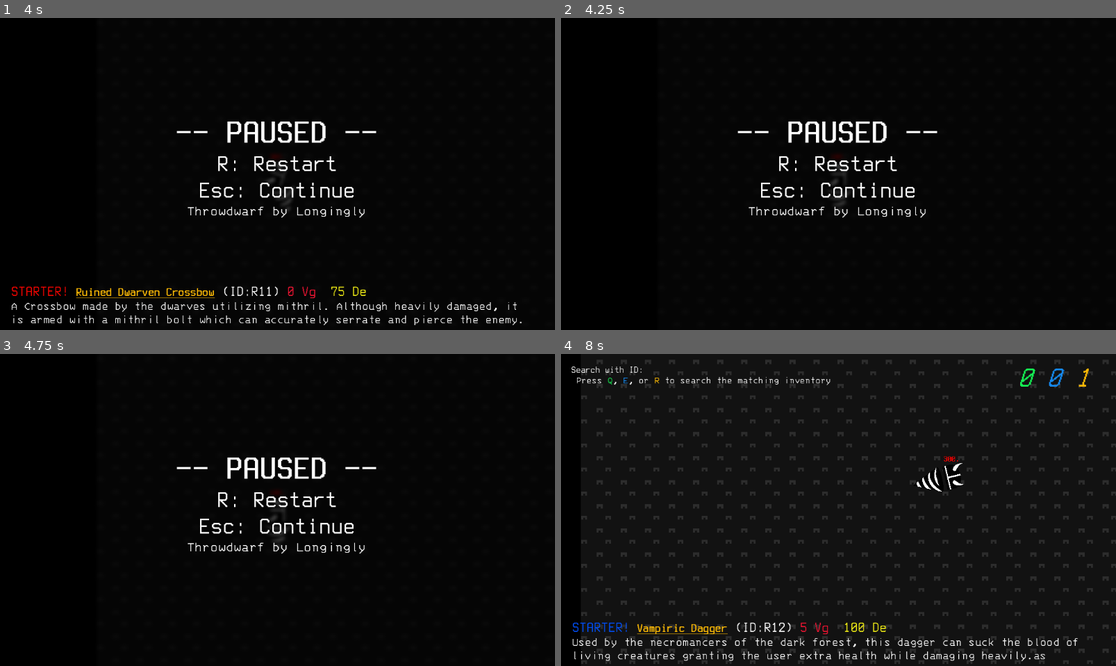
Above: before the commit, frames 1-4 (two rows, left to right).
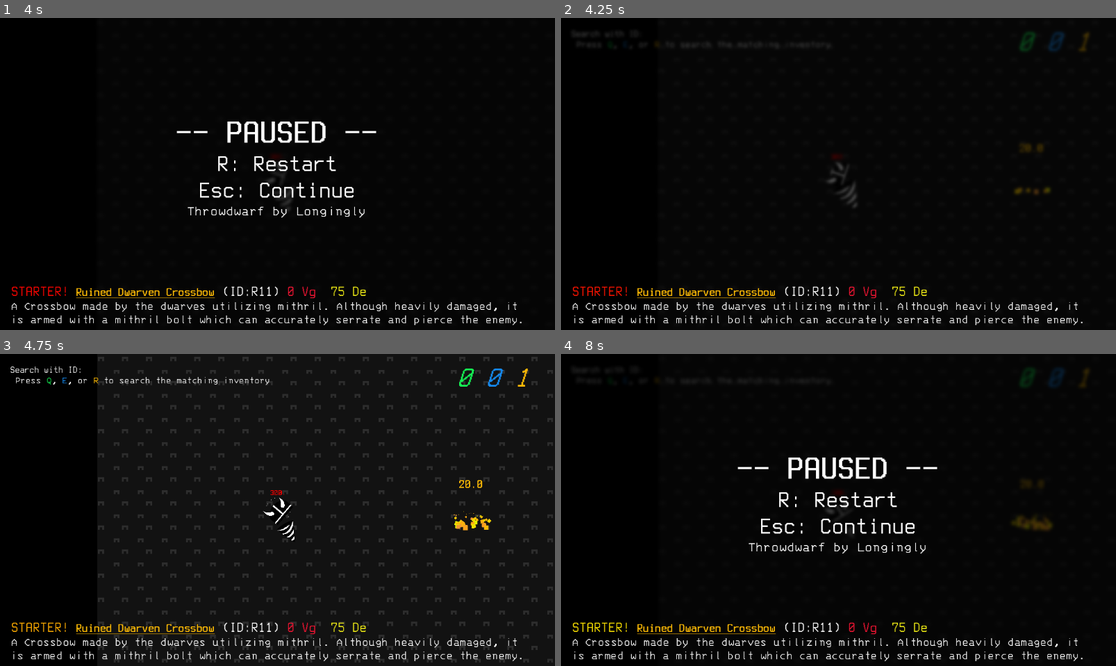
Above: after the commit, the same moments.

Repository: StaringLongingly/Throwdwarf
Game: Godot game, scene res://Game.tscn
Two runs of this game, one before a commit and one after it. Both use one fixed random seed, a clock stepped at 60 frames per second and the inputs below.
Inputs (mouse positions are in pixels of both pictures, inside the frame that each line leads up to):
- Up to frame 1 (4 s): tap Enter at 0.5, 2, 3.5 s; move the mouse to (399, 158) at 0.52 s; hold D (ui_right) 0.53-1.28 s; click (399, 158) at 0.6 s; tap Space at 1.25, 2.75 s; move the mouse to (166, 189) at 1.27 s; hold S (ui_down) 1.28-2.03 s; tap 1 (Pressed 1) at 1.35 s; click (166, 189) at 1.42 s; move the mouse to (333, 105) at 2.02 s; hold D (ui_right) 2.03-2.78 s; tap 2 (Pressed 2) at 2.1 s; click (333, 105) at 2.17 s; move the mouse to (249, 236) at 2.77 s; hold W (ui_up) 2.78-3.53 s; tap 3 (Pressed 3) at 2.85 s; click (249, 236) at 2.92 s; move the mouse to (444, 220) at 3.52 s; hold A (ui_left) from 3.53 s (still down); tap 4 (Pressed 4) at 3.6 s; click (444, 220) at 3.67 s
- Up to frame 2 (4.25 s): keep holding A (ui_left); tap R (Legendary Inventory) at 4.15 s
- Up to frame 3 (4.75 s): keep holding A (ui_left); move the mouse to (111, 463) at 4.27 s; tap 5 (Pressed 5) at 4.35 s; click (111, 463) at 4.42 s
- Up to frame 4 (8 s): tap Escape (ui_cancel) at 4.9 s; move the mouse to (866, 510) at 5.02 s; release A (ui_left) at 5.03 s; hold S (ui_down) 5.03-5.78 s; tap Enter at 5.1 s; click (866, 510) at 5.17 s; move the mouse to (755, 432) at 5.77 s; hold D (ui_right) 5.78-6.53 s; tap F at 5.85 s; click (755, 432) at 5.92 s; move the mouse to (960, 494) at 6.52 s; hold W (ui_up) 6.53-7.28 s; click (960, 494) at 6.6 s; move the mouse to (727, 525) at 7.27 s; hold D (ui_right) from 7.28 s (still down); tap 1 (Pressed 1) at 7.35 s; click (727, 525) at 7.42 s

Frame 1 is identical in both runs. In frame 2, 4.3% of the frame differs, in the area x 2-96%, y 4-99%; in frame 3, 10%; in frame 4, 12%, in the area x 1-100%, y 1-100%.

Commit message:
Death animations!!!

Diff:
--- a/Game.tscn
+++ b/Game.tscn
@@ -47,6 +47,20 @@
 [ext_resource type="Script" path="res://scripts/Generic Entity.gd" id="43_00hfy"]
 [ext_resource type="Texture2D" uid="uid://cb8wlwjjfv1mq" path="res://sprites/border.png" id="44_fuhxg"]
 [ext_resource type="FontFile" uid="uid://6q2xyetu31xx" path="res://fonts/TerminessNerdFontMono-Bold.ttf" id="46_54msb"]
+[ext_resource type="Shader" path="res://shaders/Cutoff.gdshader" id="48_egvxd"]
+[ext_resource type="Texture2D" uid="uid://cqfn8bjxloegd" path="res://sprites/Chain 4 links.png" id="49_wfxxo"]
+[ext_resource type="PackedScene" uid="uid://dpxqjbmbs18to" path="res://enemies/legendary/Caragor.tscn" id="50_m2tdr"]
+
+[sub_resource type="SpriteFrames" id="SpriteFrames_ai074"]
+animations = [{
+"frames": [{
+"duration": 1.0,
+"texture": ExtResource("1_gwdp4")
+}],
+"loop": true,
+"name": &"default",
+"speed": 5.0
+}]
 
 [sub_resource type="RectangleShape2D" id="RectangleShape2D_aup1c"]
 size = Vector2(15.2344, 22.7604)
@@ -125,6 +139,22 @@
 shader_parameter/black = 0.3
 
 [sub_resource type="RectangleShape2D" id="RectangleShape2D_68dla"]
+
+[sub_resource type="ShaderMaterial" id="ShaderMaterial_usk3l"]
+shader = ExtResource("48_egvxd")
+shader_parameter/cutoff = 1.0
+shader_parameter/modulate = Vector4(1, 1, 1, 1)
+
+[sub_resource type="SpriteFrames" id="SpriteFrames_toi1a"]
+animations = [{
+"frames": [{
+"duration": 1.0,
+"texture": ExtResource("49_wfxxo")
+}],
+"loop": true,
+"name": &"default",
+"speed": 5.0
+}]
 
 [node name="Node2D" type="Node2D"]
 process_mode = 1
@@ -154,9 +184,9 @@
 hp = 300.0
 hpRegenRate = 0.5
 
-[node name="Helmet" type="Sprite2D" parent="Player" node_paths=PackedStringArray("target") groups=["Player"]]
+[node name="Helmet" type="AnimatedSprite2D" parent="Player" node_paths=PackedStringArray("target") groups=["Player"]]
 rotation = -1.5708
-texture = ExtResource("1_gwdp4")
+sprite_frames = SubResource("SpriteFrames_ai074")
 script = ExtResource("2_htryi")
 target = NodePath("../Drill & Colliders")
 speed = 15.0
@@ -170,6 +200,7 @@
 script = ExtResource("3_qhakb")
 speed = 6
 rotation_speed = 15.0
+shrinkAnimationDuration = 1.0
 
 [node name="Head Collider" type="CollisionShape2D" parent="Player/Drill & Colliders"]
 position = Vector2(7.62939e-06, -1.30664e-11)
@@ -336,8 +367,6 @@
 theme_override_font_sizes/bold_font_size = 25
 bbcode_enabled = true
 
-[node name="Block" parent="." instance=ExtResource("41_p7r45")]
-
 [node name="Wall" type="Node" parent="."]
 script = ExtResource("35_n4kkg")
 wallBlockNode = ExtResource("41_p7r45")
@@ -424,4 +453,14 @@
 }
 }
 
+[node name="Generic Sprite" type="AnimatedSprite2D" parent="."]
+position = Vector2(0, 1e+06)
+
+[node name="Chain" type="AnimatedSprite2D" parent="."]
+material = SubResource("ShaderMaterial_usk3l")
+position = Vector2(2000, -20000)
+sprite_frames = SubResource("SpriteFrames_toi1a")
+
+[node name="Caragor" parent="." instance=ExtResource("50_m2tdr")]
+
 [connection signal="displayArtifactInfo" from="Artifact" to="HUD" method="_on_artifact_display_artifact_info"]
--- a/scripts/Generic Entity.gd
+++ b/scripts/Generic Entity.gd
@@ -9,18 +9,86 @@
 @export var hp: float = 100
 @export var hpRegenRate: float = 0
 @export var attackCooldown: float = 5
+var splitsDirection: Array[Vector2] = [
+	Vector2(1500, 200),
+	Vector2(600, -600),
+	Vector2(-600, -600),
+	Vector2(-1500, 200)
+]
+var finalSplitPosition: Array[Vector2] = [
+	Vector2(400, 1000),
+	Vector2(200, 1000),
+	Vector2(-200, 1000),
+	Vector2(-400, 1000),
+]
+var deathAnimationDurationPart0: float = 1;
+var currentDeathAnimationDurationPart0: float = 0;
+var deathAnimationDurationPart1: float = 1;
+var currentDeathAnimationDurationPart1: float = 0;
+var deathAnimationDurationPart2: float = 0.5;
+var currentDeathAnimationDurationPart2: float = 0;
+var deathAnimationDurationPart3: float = 1;
+var currentDeathAnimationDurationPart3: float = 0;
+var splits: Array[AnimatedSprite2D] = [null, null, null, null]
+var chains: Array[AnimatedSprite2D] = [null, null, null, null]
+var splitsCachedPosition: Array[Vector2] = [Vector2.ZERO, Vector2.ZERO, Vector2.ZERO, Vector2.ZERO]
+var isDying = false
 var startingHP
 var currentCooldown
 var currentDoTduration = 0
 var latestDoTdps
+var cachedPosition
+var splitsTo: Array[Vector2] = [
+	Vector2.ZERO,
+	Vector2.ZERO,
+	Vector2.ZERO,
+	Vector2.ZERO
+]
+var spawnParticlesSuper
+var cachedHelmetRotation
 signal lifeDrain
 
 func _ready():
 	startingHP = hp
 	cachedHPTextPosition = hpText.position
 	currentCooldown = attackCooldown
+	var genericSprite: AnimatedSprite2D = get_node("/root/Node2D/Generic Sprite")
+	var chain: AnimatedSprite2D = get_node("/root/Node2D/Chain")
+
+	if isPlayer:
+		genericSprite.sprite_frames = get_node("Helmet").sprite_frames
+	else:
+		genericSprite.sprite_frames = get_node("Enemy Sprite").sprite_frames
+	for i in range(4):
+		splits[i] = genericSprite.duplicate()
+		splits[i].global_position = Vector2.ONE * 10000
+		chains[i] = chain.duplicate()
+
+		var splitsMat: ShaderMaterial = ShaderMaterial.new()
+		var chainsMat: ShaderMaterial = ShaderMaterial.new()
+
+		splitsMat.shader = preload("res://shaders/Quad.gdshader")
+		chainsMat.shader = preload("res://shaders/Cutoff.gdshader")
+
+		splitsMat.set_shader_parameter("id", i)
+		chainsMat.set_shader_parameter("cutoff", 0)
+
+		splits[i].material = splitsMat
+		chains[i].material = chainsMat
+		chains[i].material.set_shader_parameter("modulate", get_node("/root/Node2D/HUD").get_color(enemyRarity))
+
+		add_child(splits[i])
+		add_child(chains[i])
+
+		chains[i].position = Vector2.ONE * 100000
+
+		splits[i].global_scale = global_scale
+		chains[i].global_scale = global_scale
 
 func _process(delta: float) -> void:
+	if isDying:
+		death(delta)
+		return
 	if hp < startingHP:
 		hp += hpRegenRate * delta
 	var strHP: String = str(hp)
@@ -36,7 +104,7 @@
 		currentDoTduration -= delta
 		hp -= latestDoTdps * delta
 		if hp <= 0:
-			death()
+			death(delta)
 	if not isPlayer:
 		if currentCooldown > 0:
 			currentCooldown -= delta
@@ -47,7 +115,7 @@
 	else:
 		hpText.global_position = get_node("Helmet").global_position + cachedHPTextPosition
 
-func take_damage(damage: float, DoTdps: float, DoTduration: float, drainHP: float):
+func take_damage(damage: float = 0, DoTdps: float = 0, DoTduration: float = 1, drainHP: float = 0):
 	var particle = hitParticles.instantiate()
 	add_child(particle)
 	if isPlayer:
@@ -60,17 +128,106 @@
 	hp -= damage
 	lifeDrain.emit(drainHP)
 	if hp <= 0:
-		death()
+		isDying = true
 
 func _on_generic_enemy_life_drain(hpGain: float) -> void:
 	if isPlayer:
 		hp += hpGain
 
-func death():
-	if isPlayer:
-		get_node("/root/Node2D/HUD/PauseMenu").restart_scene()
-	else:
-		queue_free()  # Remove the enemy if HP is 0 or below
+func death(delta : float):
+	if isPlayer:
+		get_node("Helmet").canMove = false
+		get_node("Drill & Colliders").canMove = false
+	else:
+		get_node("Enemy Sprite").sprite_frames = null
+		get_node("Hurtbox/CollisionShape2D").disabled = true
+	if isPlayer and currentDeathAnimationDurationPart0 < deathAnimationDurationPart0:
+		print("test")
+		if currentDeathAnimationDurationPart0 == 0:
+			cachedHelmetRotation = get_node("Helmet").global_rotation_degrees
+		currentDeathAnimationDurationPart0 += delta
+		var progress = clamp(currentDeathAnimationDurationPart0 / deathAnimationDurationPart0, 0, 1)
+		var progressEased = ease(progress, 2)
+		var degrees = lerp(cachedHelmetRotation, 0.0, progressEased)
+		get_node("Helmet").global_rotation_degrees = degrees
+	elif currentDeathAnimationDurationPart1 < deathAnimationDurationPart1:
+		if isPlayer:
+			get_node("Helmet").sprite_frames = null
+		currentDeathAnimationDurationPart1 += delta
+		var progress = currentDeathAnimationDurationPart1 / deathAnimationDurationPart1
+		hpText.scale *= 1 - progress
+		for i in range(4):
+			#print("Split "+str(i)+" position is: "+str(splits[i].global_position))
+			splits[i].z_index = 10
+			if isPlayer:
+				splits[i].global_position = get_node("Helmet").global_position + splitsDirection[i] * ease(currentDeathAnimationDurationPart1, -3)
+			else:
+				splits[i].global_position = global_position + splitsDirection[i] * ease(currentDeathAnimationDurationPart1, -3)
+			splitsCachedPosition[i] = splits[i].global_position
+
+	elif currentDeathAnimationDurationPart2 == 0:
+		var spawnParticlesScene = preload("res://scenes/spawn_particles.tscn")
+		spawnParticlesSuper = spawnParticlesScene.instantiate()
+		if isPlayer:
+			get_node("Helmet").add_child(spawnParticlesSuper)
+			spawnParticlesSuper.scale = Vector2(1.5, 1.1) * 1.5
+		else:
+			add_child(spawnParticlesSuper)
+			spawnParticlesSuper.scale = Vector2(1.5, 1.1)
+		spawnParticlesSuper.amount = 600
+		spawnParticlesSuper.global_rotation_degrees = -90
+		spawnParticlesSuper.position = Vector2(0, minimum_of_ys(finalSplitPosition) + 400 * get_parent().scale.x)
+		spawnParticlesSuper.color = get_node("/root/Node2D/HUD").get_color(enemyRarity)
+		spawnParticlesSuper.z_index = 20
+		#print(spawnParticlesSuper.global_position)
+		currentDeathAnimationDurationPart2 += delta
+		for i in range(4):
+			if isPlayer:
+				splitsTo[i] = get_node("Helmet").global_position + finalSplitPosition[i] * global_scale.y
+			else:
+				splitsTo[i] = global_position + finalSplitPosition[i] * global_scale.y
+			var difference = splitsTo[i] - splitsCachedPosition[i]
+			chains[i].global_position = lerp(splitsCachedPosition[i], splitsTo[i], 0.5)
+			chains[i].global_scale = Vector2.ONE * difference.length() / 1000
+			chains[i].global_position += Vector2.RIGHT.rotated(difference.angle()) * 1000 / 500
+			chains[i].global_rotation_degrees = 270 + rad_to_deg(difference.angle())
+
+	elif currentDeathAnimationDurationPart2 < deathAnimationDurationPart2:
+		currentDeathAnimationDurationPart2 += delta
+		var progress = clamp(currentDeathAnimationDurationPart2 / deathAnimationDurationPart2, 0, 1)
+		var progressEased = ease(progress, 2)
+		for i in range(4):
+			chains[i].material.set_shader_parameter("cutoff", progressEased)
+
+
+	elif currentDeathAnimationDurationPart3 < deathAnimationDurationPart3:
+		currentDeathAnimationDurationPart3 += delta
+		for i in range(4):
+			var progress = clamp(currentDeathAnimationDurationPart3 / deathAnimationDurationPart3, 0, 1)
+			var progressEased = ease(progress, 3)
+			chains[i].material.set_shader_parameter("cutoff", 1 - progressEased)
+			splits[i].global_position = lerp(
+				splitsCachedPosition[i],
+				splitsTo[i],
+				progressEased)
+			#print("Split "+str(i)+" position is: "+str(splits[i].global_position))
+	else:
+		spawnParticlesSuper.reparent(get_node("/root/Node2D"))
+		spawnParticlesSuper.emitting = false
+		if isPlayer:
+			get_node("/root/Node2D/HUD/PauseMenu").restart_scene()
+		else:
+			queue_free()  # Remove the enemy if HP is 0 or below
 
 func get_rarity() -> String:
 	return enemyRarity
+
+func get_is_dying() -> bool:
+	return isDying
+
+func minimum_of_ys(array: Array[Vector2]) -> float:
+	var minimum: float = array[0].y
+	for i in array.size():
+		if array[i].y < minimum:
+			minimum = array[i].y
+	return minimum
--- a/scripts/character_body_2d.gd
+++ b/scripts/character_body_2d.gd
@@ -4,29 +4,43 @@
 var custom_velocity = Vector2.ZERO
 @export var speed = 2000
 @export var rotation_speed = 5.0  # Controls the speed of rotation towards the mouse
+@export var canMove: bool = true
+var cachedDrillScale: Vector2
+@export var shrinkAnimationDuration: float
+var currentShrinkAnimationDuration: float = 0
+
+func _ready() -> void:
+	cachedDrillScale = get_node("Drill Sprite").scale
 
 # Called every frame. 'delta' is the elapsed time since the previous frame.
-func _physics_process(_delta: float) -> void:
-	custom_velocity = Vector2.ZERO
+func _physics_process(delta: float) -> void:
+	if not canMove:
+		if currentShrinkAnimationDuration < shrinkAnimationDuration:
+			currentShrinkAnimationDuration += delta
+			var progress = clamp(currentShrinkAnimationDuration/shrinkAnimationDuration, 0, 1)
+			var progressEased = ease(progress, 2)
+			get_node("Drill Sprite").scale = lerp(cachedDrillScale, Vector2.ZERO, progressEased)
+	else:
+		custom_velocity = Vector2.ZERO
 
-	if Input.is_action_pressed("ui_up"):
-		custom_velocity.y -= 1
-	if Input.is_action_pressed("ui_down"):
-		custom_velocity.y += 1
-	if Input.is_action_pressed("ui_left"):
-		custom_velocity.x -= 1
-	if Input.is_action_pressed("ui_right"):
-		custom_velocity.x += 1
+		if Input.is_action_pressed("ui_up"):
+			custom_velocity.y -= 1
+		if Input.is_action_pressed("ui_down"):
+			custom_velocity.y += 1
+		if Input.is_action_pressed("ui_left"):
+			custom_velocity.x -= 1
+		if Input.is_action_pressed("ui_right"):
+			custom_velocity.x += 1
 
-	# Calculate the target angle towards the mouse position
-	var target_direction = (get_global_mouse_position() - global_position).angle()
+		# Calculate the target angle towards the mouse position
+		var target_direction = (get_global_mouse_position() - global_position).angle()
 
-	# Interpolate current rotation towards the target direction
-	rotation = lerp_angle(rotation, target_direction, rotation_speed * _delta)
+		# Interpolate current rotation towards the target direction
+		rotation = lerp_angle(rotation, target_direction, rotation_speed * delta)
 
-	if custom_velocity.length() > 0:
-		custom_velocity = custom_velocity.normalized() * speed * 1000
+		if custom_velocity.length() > 0:
+			custom_velocity = custom_velocity.normalized() * speed * 1000
 
-	# Set the velocity property of CharacterBody2D
-	velocity = custom_velocity  # Use the built-in velocity property
-	move_and_slide()  # No arguments needed, `velocity` is used internally
+		# Set the velocity property of CharacterBody2D
+		velocity = custom_velocity  # Use the built-in velocity property
+		move_and_slide()  # No arguments needed, `velocity` is used internally
--- a/scripts/pause_menu.gd
+++ b/scripts/pause_menu.gd
@@ -29,7 +29,8 @@
 		animate_shader(delta, true)
 		text = textCache
 		if Input.is_action_just_pressed("Legendary Inventory"):
-			restart_scene()
+			isPaused = false
+			get_node("/root/Node2D/Player").take_damage(99999999999)
 	else:
 		animate_shader(delta, false)
 		text = ""
--- a/shaders/Cutoff.gdshader
+++ b/shaders/Cutoff.gdshader
@@ -1,17 +1,18 @@
 shader_type canvas_item;
 
 uniform float cutoff: hint_range(0.0, 1.0) = 0.5;
-uniform sampler2D SCREEN_TEXTURE : hint_screen_texture, filter_linear_mipmap;
+uniform vec4 modulate = vec4(1.0, 1.0, 1.0, 1.0);
 
 void fragment() {
-	float threshhold = UV.y;
-	vec2 adjusted_uv = UV;
-	adjusted_uv.y = UV.y + (cutoff - 1.0);
+	// Calculate the adjusted UV.y based on the cutoff value
+	float adjusted_y = UV.y + (cutoff - 1.0);
 
-	if (adjusted_uv.y > 1.0) {
+	// Check if the adjusted UV.y is within bounds
+	if (adjusted_y < 0.0 || adjusted_y > 1.0) {
 		discard;
 	} else {
-		COLOR = texture(TEXTURE, adjusted_uv);
+		// Sample the texture with the adjusted UV coordinates
+		vec2 adjusted_uv = vec2(UV.x, adjusted_y);
+		COLOR = texture(TEXTURE, adjusted_uv) * modulate;
 	}
-	// Called for every pixel the material is visible on.
 }
--- /dev/null
+++ b/shaders/Quad.gdshader
@@ -0,0 +1,25 @@
+shader_type canvas_item;
+
+uniform int id = 0;
+
+void fragment() {
+	float threshhold = UV.y;
+	vec2 adjusted_uv = UV;
+	bool isAllowed;
+	if (id % 4 == 0)
+		isAllowed = UV.x > 0.5 && UV.y > 0.5;
+	else if (id % 4 == 1)
+		isAllowed = UV.x > 0.5 && UV.y < 0.5;
+	else if (id % 4 == 2)
+		isAllowed = UV.x < 0.5 && UV.y < 0.5;
+	else if (id % 4 == 3)
+		isAllowed = UV.x < 0.5 && UV.y > 0.5;
+
+
+	if (!isAllowed) {
+		discard;
+	} else {
+		COLOR = texture(TEXTURE, UV);
+	}
+	// Called for every pixel the material is visible on.
+}
--- a/sprites/Generic AI.gd
+++ b/sprites/Generic AI.gd
@@ -40,11 +40,14 @@
 	super._ready()
 
 func _process(delta: float) -> void:
+	super._process(delta)
+	if super.get_is_dying():
+		return
 	if spawnAnimationProgress < spawnAnimationDuration:
 		spawnAnimationProgress += delta
 		var rarity = super.get_rarity()
 		spawnParticles.color = get_node("/root/Node2D/HUD").get_color(rarity)
-		spriteNode.material.set_shader_parameter("cutoff", clampf(spawnAnimationProgress / spawnAnimationDuration, 0, 1))
+		spriteNode.material.set_shader_parameter("cutoff", ease(clampf(spawnAnimationProgress / spawnAnimationDuration, 0, 1), 4))
 		return
 	else:
 		spawnParticles.emitting = false
@@ -61,7 +64,6 @@
 	else:
 		if not disableAI:
 			reposition()
-	super._process(delta)
 
 func reposition():
 	if target == null:
@@ -81,5 +83,5 @@
 	if to.x < -8000:
 		to.x = -7000
 
-func take_damage(damage: float, DoTdps: float, DoTduration: float, drainHP: float):
+func take_damage(damage: float = 0, DoTdps: float = 0, DoTduration: float = 1, drainHP: float = 0):
 	super.take_damage(damage, DoTdps, DoTduration, drainHP)
--- a/sprites/HelmetFollowBody.gd
+++ b/sprites/HelmetFollowBody.gd
@@ -1,7 +1,8 @@
-extends Sprite2D
+extends AnimatedSprite2D
 
 @export var target: Node2D
 @export var speed: float
+@export var canMove: bool = true
 
 # Called when the node enters the scene tree for the first time.
 func _ready() -> void:
@@ -10,7 +11,7 @@
 
 # Called every frame. 'delta' is the elapsed time since the previous frame.
 func _process(delta: float) -> void:
-	if target:
+	if target and canMove:
 		follow_target(delta)
 
 func follow_target(delta: float):
Not shown: 1 places in Game.tscn that only renumber resources
Binary file added: sprites/Chain 4 links.png
Not shown, added: sprites/Chain 4 links.png.import
